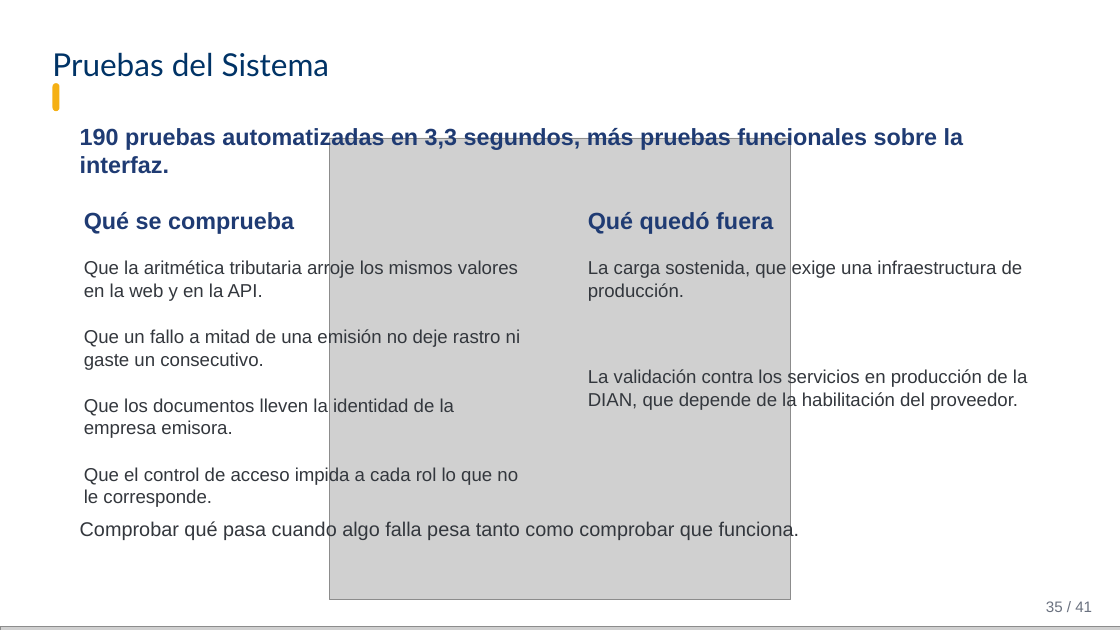
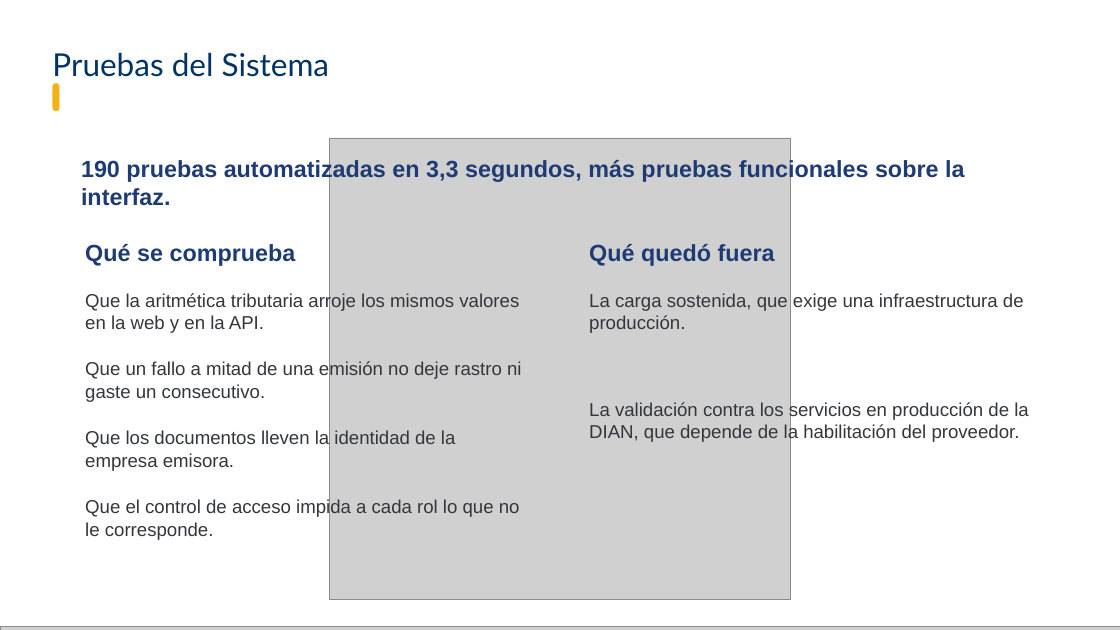
Before and after one commit to Brandonpyjv/Factugest, a slide deck: slide 33 of docs expo/carpeta exposicion/FactuGest - Sustentación.pptx (slide 35 before the commit). Drawn at 1120x630 pixels with LibreOffice and Linux fonts; fonts in the diff are those of the drawing; grey boxes stand for pictures; background and template pictures are left out. Boxes give left, top, right and bottom in pixels: in the first picture for what was removed or moved away, otherwise in the second. Text is boxed around its words. In the diff, an @@ line names an element or a change of style, - is before the commit and + after.

```diff
--- a/docs expo/carpeta exposicion/FactuGest - Sustentación.pptx
+++ b/docs expo/carpeta exposicion/FactuGest - Sustentación.pptx
@@ 9 texts: place and size @@
-9 texts at (80,126,1027,507)
+9 texts at (81,158,1028,540)
@@ text removed at (80,520,800,540) @@
-Comprobar qué pasa cuando algo falla pesa tanto como comprobar que funciona.
@@ text removed at (1046,601,1092,612) @@
-35 / 41
```
Also in this commit, not shown: 35 other slides changed, 2 slides added, 5 slides removed, 10 other files.
